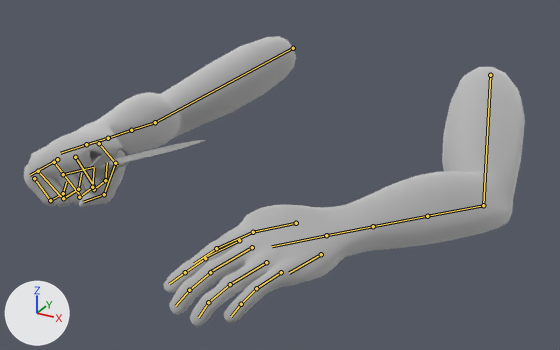
The Blender file Breakout From Ackers/Assets/Animations/Knife/Holding Knife Idle.blend as it was, and as the next commit left it.
Camera for both pictures: a camera (50 mm lens) standing at (0.648, -1.702, 0.494) and looking at (-0.041, -0.448, -0.133). Lighting does not change. The marker at lower left points along +X, +Y and +Z. The bones that bend it are drawn over the model as lines.

The first picture shows 'M9_Knife', 'hand_left', 'hand_right'.
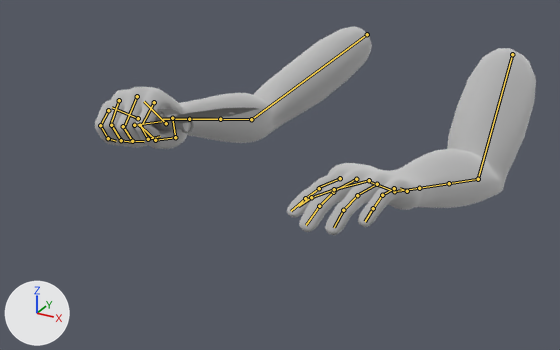
The newer file adds an action. The first version stands in its rest pose; the second is drawn at frame 1 of the action 'KnifeAction'.

Where the change shows, as pixel boxes [x1, y1, x2, y2] in the pictures (560 x 350 px):
'hand_left', posed (31% narrower, 28% shorter): before [164, 67, 525, 326]; after [287, 48, 536, 235]
'hand_right', posed (28% shorter): before [24, 36, 296, 207]; after [95, 26, 372, 149]
'M9_Knife', posed: before [87, 140, 205, 178]; after [132, 108, 259, 133]
bone 'Upperarm_L', root to tip: before (490, 75) to (483, 205); after (512, 54) to (478, 179)
bone 'Lowerarm1_L', root to tip: before (483, 205) to (427, 216); after (478, 179) to (449, 183)
bone 'Hand_L', root to tip: before (326, 235) to (272, 246); after (394, 191) to (369, 181)
bone 'UpperarmR', root to tip: before (293, 48) to (155, 122); after (367, 34) to (251, 119)
bone 'Lowerarm1_R', root to tip: before (155, 122) to (131, 130); after (251, 119) to (220, 119)
bone 'Hand_R', root to tip: before (86, 144) to (60, 153); after (166, 123) to (144, 101)
bone 'Index1_R', root to tip: before (75, 157) to (94, 187); after (154, 102) to (141, 126)
bone 'Middle1_R', root to tip: before (54, 162) to (80, 196); after (137, 96) to (124, 127)
bone 'Ring1_R', root to tip: before (38, 171) to (64, 200); after (119, 100) to (110, 125)
bone 'Pinky2_R', root to tip: before (34, 178) to (50, 200); after (108, 110) to (100, 125)
bone 'Thumb1_R', root to tip: before (99, 143) to (117, 165); after (172, 118) to (175, 137)
bone 'Thumb2_R', root to tip: before (115, 163) to (104, 194); after (175, 137) to (155, 140)
bone 'Bone', root to tip: before (63, 174) to (94, 167); after (134, 125) to (161, 121)

Edits to the bpy script that builds the scene:
```text
Change bone_upperarm_l:
    where bone_upperarm_l = bpy.data.objects['FPS Arms'].pose.bones['Upperarm_L']
    bone_upperarm_l.location: (0.0, 0.0, 0.0) -> (0.0, -20.3, -0.9)
    bone_upperarm_l.rotation_quaternion: (0.93, -0.144, -0.324, -0.1) -> (0.934, -0.088, -0.3, -0.172)  # degrees (-15, -39, -7) -> degrees (-4, -36, -19)
Change bone_lowerarm1_l:
    where bone_lowerarm1_l = bpy.data.objects['FPS Arms'].pose.bones['Lowerarm1_L']  # child of 'Upperarm_L'
    bone_lowerarm1_l.rotation_quaternion: (0.913, 0.313, 0.255, 0.053) -> (0.907, 0.149, 0.304, 0.251)  # degrees (42, 26, 16) -> degrees (29, 28, 38)
Change bone_hand_l:
    where bone_hand_l = bpy.data.objects['FPS Arms'].pose.bones['Hand_L']  # child of 'Lowerarm3_L'
    bone_hand_l.rotation_quaternion: (1.0, 0.0, 0.0, 0.0) -> (0.991, -0.013, 0.064, 0.113)  # degrees (0, 0, 0) -> degrees (-1, 7, 13)
Change bone_upperarmr:
    where bone_upperarmr = bpy.data.objects['FPS Arms'].pose.bones['UpperarmR']
    bone_upperarmr.location: (0.0, 0.0, 0.0) -> (0.0, -22.6, 9.7)
    bone_upperarmr.rotation_quaternion: (0.94, -0.146, 0.303, 0.062) -> (0.935, -0.163, 0.292, 0.115)  # degrees (-17, 36, 2) -> degrees (-17, 36, 9)
Change bone_lowerarm1_r:
    where bone_lowerarm1_r = bpy.data.objects['FPS Arms'].pose.bones['Lowerarm1_R']  # child of 'UpperarmR'
    bone_lowerarm1_r.rotation_quaternion: (0.952, 0.307, 0.001, 0.0) -> (0.932, 0.196, -0.218, -0.211)  # degrees (36, 0, 0) -> degrees (29, -19, -30)
Change bone_hand_r:
    where bone_hand_r = bpy.data.objects['FPS Arms'].pose.bones['Hand_R']  # child of 'Lowerarm3_R'
    bone_hand_r.location: (0.0, 0.0, 0.0) -> (-0.9, -1.0, 0.1)
    bone_hand_r.rotation_quaternion: (1.0, 0.0, 0.0, 0.0) -> (0.969, 0.095, 0.125, -0.189)  # degrees (0, 0, 0) -> degrees (8, 16, -21)
Change bone_index1_r:
    where bone_index1_r = bpy.data.objects['FPS Arms'].pose.bones['Index1_R']  # child of 'Hand_R'
    bone_index1_r.location: (-2.2, 0.4, -0.7) -> (-2.4, 0.2, -0.8)
    bone_index1_r.rotation_quaternion: (0.711, -0.204, 0.149, 0.656) -> (0.89, -0.176, 0.064, 0.415)  # degrees (-6, 29, 84) -> degrees (-16, 15, 48)
Change bone_middle1_r:
    where bone_middle1_r = bpy.data.objects['FPS Arms'].pose.bones['Middle1_R']  # child of 'Hand_R'
    bone_middle1_r.location: (-0.9, 1.4, -0.4) -> (-0.8, 1.0, -0.4)
    bone_middle1_r.rotation_quaternion: (0.744, -0.186, 0.143, 0.626) -> (0.911, -0.154, 0.048, 0.381)  # degrees (-6, 26, 79) -> degrees (-14, 12, 44)
Change bone_ring1_r:
    where bone_ring1_r = bpy.data.objects['FPS Arms'].pose.bones['Ring1_R']  # child of 'Hand_R'
    bone_ring1_r.location: (-0.6, 1.0, -0.4) -> (-0.3, 1.4, -0.4)
    bone_ring1_r.rotation_quaternion: (0.794, -0.16, 0.196, 0.553) -> (0.941, -0.096, 0.071, 0.315)  # degrees (-2, 29, 69) -> degrees (-8, 11, 36)
Change bone_pinky2_r:
    where bone_pinky2_r = bpy.data.objects['FPS Arms'].pose.bones['Pinky2_R']  # child of 'Pinky1_R'
    bone_pinky2_r.location: (-0.8, 0.7, 0.4) -> (-0.5, 2.4, 0.4)
    bone_pinky2_r.rotation_quaternion: (0.843, -0.239, 0.146, 0.459) -> (0.966, -0.122, 0.012, 0.23)  # degrees (-18, 28, 53) -> degrees (-13, 5, 26)
Change bone_thumb1_r:
    where bone_thumb1_r = bpy.data.objects['FPS Arms'].pose.bones['Thumb1_R']  # child of 'Hand_R'
    bone_thumb1_r.location: (0.6, -0.4, 0.0) -> (-0.4, 0.7, -0.7)
    bone_thumb1_r.rotation_quaternion: (0.947, 0.262, -0.185, -0.015) -> (0.927, 0.35, -0.131, 0.001)  # degrees (32, -20, -8) -> degrees (42, -14, -5)
Change bone_thumb2_r:
    where bone_thumb2_r = bpy.data.objects['FPS Arms'].pose.bones['Thumb2_R']  # child of 'Thumb1_R'
    bone_thumb2_r.location: (-0.3, -0.4, -0.3) -> (0.0, 0.1, 0.0)
    bone_thumb2_r.rotation_quaternion: (0.895, 0.257, -0.35, 0.097) -> (0.885, 0.024, -0.411, 0.217)  # degrees (32, -43, -1) -> degrees (-11, -48, 33)
Change bone_bone:
    where bone_bone = bpy.data.objects['Knife'].pose.bones['Bone']
    bone_bone.location: (0.0, 0.0, 0.0) -> (0.066, 0.01, 0.049)
```
